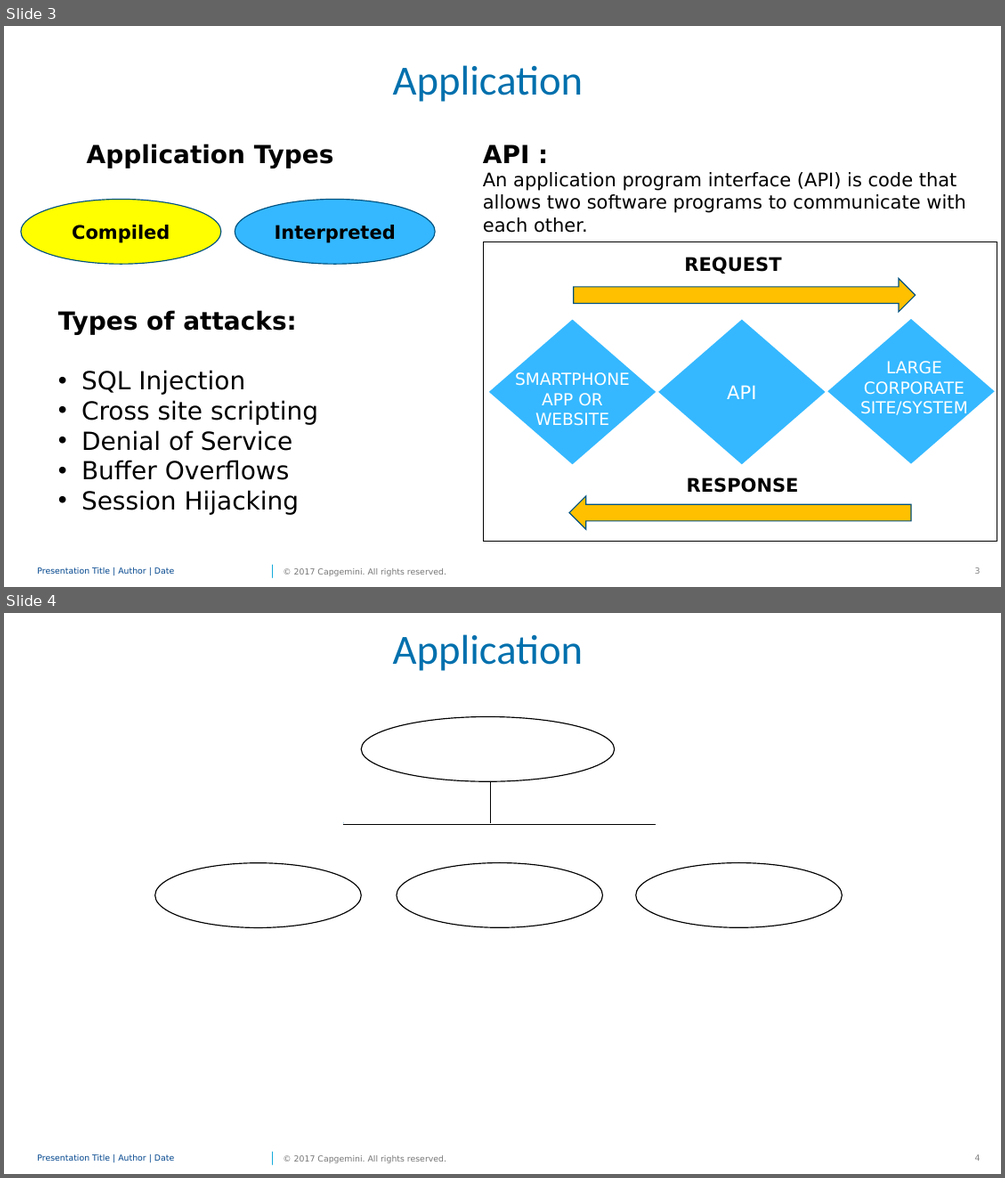
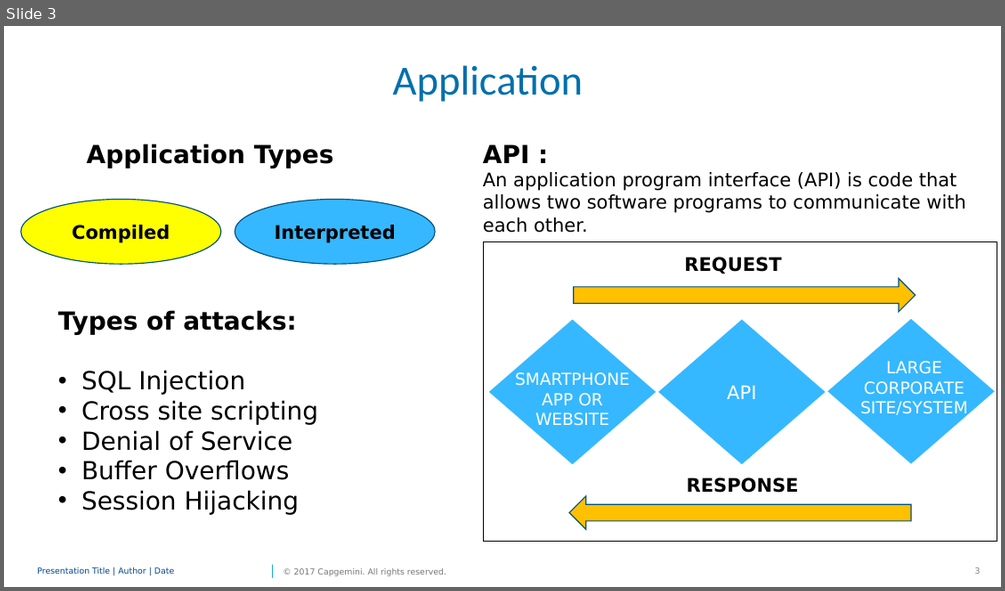
Before and after one commit to PriyalPotnis/m1, a slide deck: Application.pptx. Shown one above the other, each under a label of ours: slides 3 and 4 before the commit, slide 3 after it. The pictures are 1005x1178 and 1005x591 pixels, drawn with LibreOffice and Linux fonts; fonts in the diff are those of the drawing; background and template pictures are left out. Boxes give left, top, right and bottom in pixels: in the first picture for what was removed or moved away, otherwise in the second. Text is boxed around its words. In the diff, an @@ line names an element or a change of style, - is before the commit and + after.

```diff
--- a/Application.pptx
+++ b/Application.pptx
@@ slide 4 removed at (4, 613, 1001, 1174), background #FFFFFF; not listed: 4 template elements that a slide beside it also shows @@
@@ title removed at (393, 634, 583, 671) @@
-Application
@@ ellipse removed at (362, 717, 615, 782) @@
@@ line removed from (491, 781) to (491, 823) @@
@@ line removed from (343, 824) to (655, 824) @@
@@ line removed from (343, 823) to (343, 823) @@
@@ ellipse removed at (155, 863, 362, 928) @@
@@ ellipse removed at (396, 863, 603, 928) @@
@@ ellipse removed at (636, 863, 842, 928) @@
```
Also in this commit, not shown: 1 slide changed, 1 slide added.
